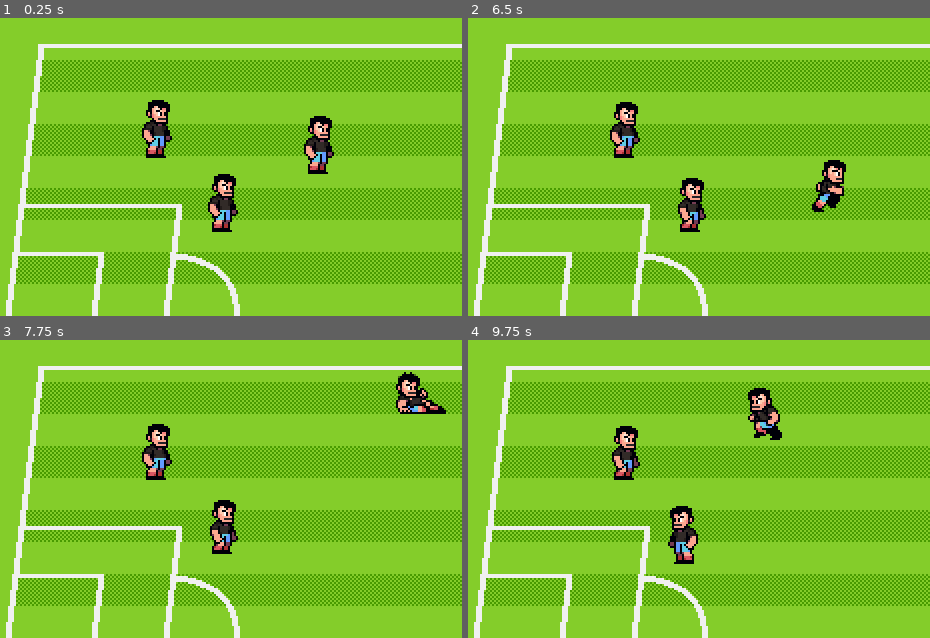
Above: before the commit, frames 1-4 (two rows, left to right).
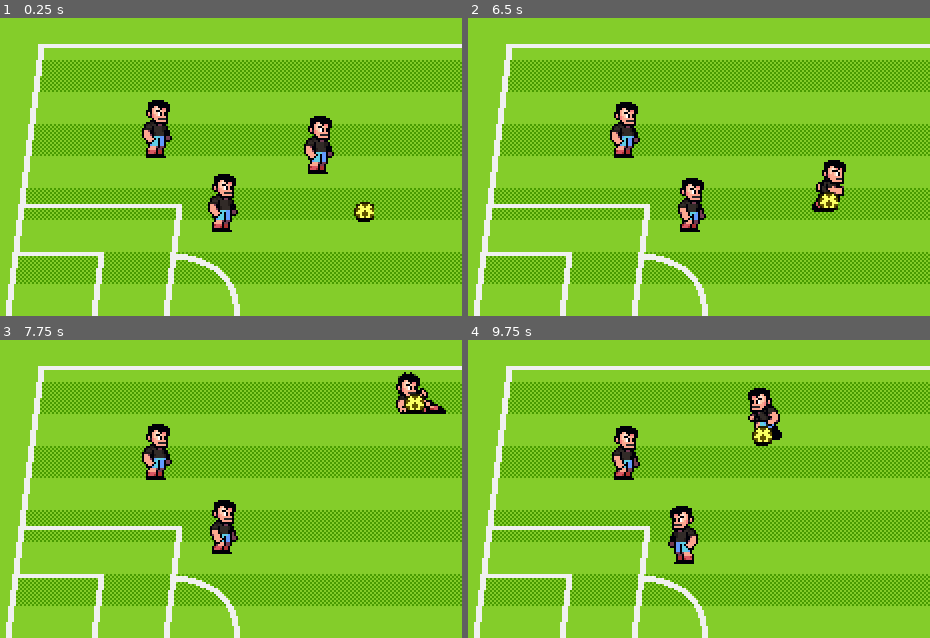
Above: after the commit, the same moments.

Repository: nicolasbize/soccer-course
Game: Godot game, scene res://scenes/world.tscn
Same seed, same stepped clock (60 frames per second), same inputs: the game is played once before the commit and once after it.
Inputs:
- Up to frame 1 (0.25 s): no input
- Up to frame 2 (6.5 s): hold Right (p1_right) 0.53-1.28 s; tap one key every 0.75 s from 0.6 s: [ (p1_pass) ] (p1_shoot) S (p2_down) A (p2_left) ` (p2_pass) D (p2_right) 1 (p2_shoot) W (p2_up); hold Down (p1_down) 1.28-2.03 s; hold Right (p1_right) 2.03-2.78 s; hold Up (p1_up) 2.78-3.53 s; hold Left (p1_left) 3.53-5.03 s; hold Down (p1_down) 5.03-5.78 s; hold Right (p1_right) from 5.78 s (still down)
- Up to frame 3 (7.75 s): release Right (p1_right) at 6.53 s; hold Up (p1_up) 6.53-7.28 s; tap [ (p1_pass) at 6.6 s; hold Right (p1_right) from 7.28 s (still down); tap ] (p1_shoot) at 7.35 s
- Up to frame 4 (9.75 s): release Right (p1_right) at 8.03 s; hold Down (p1_down) 8.03-8.78 s; tap S (p2_down) at 8.1 s; hold Left (p1_left) 8.78-9.53 s; tap A (p2_left) at 8.85 s; hold Up (p1_up) from 9.53 s (still down); tap ` (p2_pass) at 9.6 s

The runs differ from the first frame. In frame 1, 0.3% of the frame differs, in the area x 76-81%, y 61-69%; in frame 2, 0.2%; in frame 3, 0.2%; in frame 4, 0.3%.

Commit message:
added ball object and associated state machine

Diff:
--- a/project.godot
+++ b/project.godot
@@ -95,6 +95,12 @@
 ]
 }
 
+[layer_names]
+
+2d_physics/layer_1="PitchWalls"
+2d_physics/layer_2="Player"
+2d_physics/layer_3="Ball"
+
 [rendering]
 
 textures/canvas_textures/default_texture_filter=0
--- /dev/null
+++ b/scenes/ball/ball.gd
@@ -0,0 +1,23 @@
+class_name Ball
+extends AnimatableBody2D
+
+enum State {CARRIED, FREEFORM, SHOT}
+
+@onready var player_detection_area : Area2D = %PlayerDetectionArea
+
+var carrier : Player = null
+var current_state : BallState = null
+var state_factory := BallStateFactory.new()
+var velocity := Vector2.ZERO
+
+func _ready() -> void:
+	switch_state(State.FREEFORM)
+
+func switch_state(state: Ball.State) -> void:
+	if current_state != null:
+		current_state.queue_free()
+	current_state = state_factory.get_fresh_state(state)
+	current_state.setup(self, player_detection_area, carrier)
+	current_state.state_transition_requested.connect(switch_state.bind())
+	current_state.name = "BallStateMachine"
+	call_deferred("add_child", current_state)
--- /dev/null
+++ b/scenes/ball/ball.tscn
@@ -0,0 +1,103 @@
+[gd_scene load_steps=10 format=3 uid="uid://b4fcsbd0h08uo"]
+
+[ext_resource type="Texture2D" uid="uid://but517a4moqxv" path="res://assets/art/props/soccer-ball.png" id="1_oqv3d"]
+[ext_resource type="Script" uid="uid://bg0ft6ggshbaj" path="res://scenes/ball/ball.gd" id="1_stoaj"]
+[ext_resource type="Texture2D" uid="uid://buaco27np8mh1" path="res://assets/art/props/ball-shadow.png" id="2_nv6q1"]
+
+[sub_resource type="CircleShape2D" id="CircleShape2D_nv6q1"]
+radius = 5.0
+
+[sub_resource type="Animation" id="Animation_stoaj"]
+resource_name = "idle"
+length = 0.1
+loop_mode = 1
+tracks/0/type = "value"
+tracks/0/imported = false
+tracks/0/enabled = true
+tracks/0/path = NodePath("BallSprite:frame")
+tracks/0/interp = 1
+tracks/0/loop_wrap = true
+tracks/0/keys = {
+"times": PackedFloat32Array(0),
+"transitions": PackedFloat32Array(1),
+"update": 1,
+"values": [0]
+}
+
+[sub_resource type="Animation" id="Animation_xotqv"]
+length = 0.001
+tracks/0/type = "value"
+tracks/0/imported = false
+tracks/0/enabled = true
+tracks/0/path = NodePath("BallSprite:frame")
+tracks/0/interp = 1
+tracks/0/loop_wrap = true
+tracks/0/keys = {
+"times": PackedFloat32Array(0),
+"transitions": PackedFloat32Array(1),
+"update": 1,
+"values": [0]
+}
+
+[sub_resource type="Animation" id="Animation_jbgth"]
+resource_name = "roll"
+length = 0.2
+loop_mode = 1
+step = 0.05
+tracks/0/type = "value"
+tracks/0/imported = false
+tracks/0/enabled = true
+tracks/0/path = NodePath("BallSprite:frame")
+tracks/0/interp = 1
+tracks/0/loop_wrap = true
+tracks/0/keys = {
+"times": PackedFloat32Array(0, 0.05, 0.1, 0.15),
+"transitions": PackedFloat32Array(1, 1, 1, 1),
+"update": 1,
+"values": [0, 1, 2, 3]
+}
+
+[sub_resource type="AnimationLibrary" id="AnimationLibrary_yjhvv"]
+_data = {
+&"RESET": SubResource("Animation_xotqv"),
+&"idle": SubResource("Animation_stoaj"),
+&"roll": SubResource("Animation_jbgth")
+}
+
+[sub_resource type="CircleShape2D" id="CircleShape2D_stoaj"]
+radius = 4.0
+
+[node name="Ball" type="AnimatableBody2D"]
+collision_layer = 4
+script = ExtResource("1_stoaj")
+
+[node name="BallSprite" type="Sprite2D" parent="."]
+texture = ExtResource("1_oqv3d")
+centered = false
+offset = Vector2(-5, -10)
+hframes = 4
+
+[node name="CollisionShape2D" type="CollisionShape2D" parent="."]
+position = Vector2(0, -5)
+shape = SubResource("CircleShape2D_nv6q1")
+
+[node name="AnimationPlayer" type="AnimationPlayer" parent="."]
+libraries = {
+&"": SubResource("AnimationLibrary_yjhvv")
+}
+autoplay = "idle"
+
+[node name="ShadowSprite" type="Sprite2D" parent="."]
+texture = ExtResource("2_nv6q1")
+centered = false
+offset = Vector2(-8, -16)
+
+[node name="PlayerDetectionArea" type="Area2D" parent="."]
+unique_name_in_owner = true
+position = Vector2(0, -5)
+collision_layer = 0
+collision_mask = 2
+monitorable = false
+
+[node name="CollisionShape2D" type="CollisionShape2D" parent="PlayerDetectionArea"]
+shape = SubResource("CircleShape2D_stoaj")
--- /dev/null
+++ b/scenes/ball/ball_state_factory.gd
@@ -0,0 +1,14 @@
+class_name BallStateFactory
+
+var states : Dictionary
+
+func _init() -> void:
+	states = {
+		Ball.State.CARRIED: BallStateCarried,
+		Ball.State.FREEFORM: BallStateFreeform,
+		Ball.State.SHOT: BallStateShot,
+	}
+
+func get_fresh_state(state: Ball.State) -> BallState:
+	assert(states.has(state), "state doesn't exist!")
+	return states.get(state).new()
--- /dev/null
+++ b/scenes/ball/ball_states/ball_state.gd
@@ -0,0 +1,13 @@
+class_name BallState
+extends Node
+
+signal state_transition_requested(new_state: BallState)
+
+var ball : Ball = null
+var carrier : Player = null
+var player_detection_area : Area2D = null
+
+func setup(context_ball: Ball, context_player_detection_area: Area2D, context_carrier: Player) -> void:
+	ball = context_ball
+	player_detection_area = context_player_detection_area
+	carrier = context_carrier
--- /dev/null
+++ b/scenes/ball/ball_states/ball_state_carried.gd
@@ -0,0 +1,8 @@
+class_name BallStateCarried
+extends BallState
+
+func _enter_tree() -> void:
+	assert(carrier != null)
+
+func _process(_delta: float) -> void:
+	ball.position = carrier.position
--- /dev/null
+++ b/scenes/ball/ball_states/ball_state_freeform.gd
@@ -0,0 +1,9 @@
+class_name BallStateFreeform
+extends BallState
+
+func _enter_tree() -> void:
+	player_detection_area.body_entered.connect(on_player_enter.bind())
+
+func on_player_enter(body: Player) -> void:
+	ball.carrier = body
+	state_transition_requested.emit(Ball.State.CARRIED)
--- /dev/null
+++ b/scenes/ball/ball_states/ball_state_shot.gd
@@ -0,0 +1,2 @@
+class_name BallStateShot
+extends BallState
--- a/scenes/characters/player.tscn
+++ b/scenes/characters/player.tscn
@@ -104,6 +104,7 @@
 height = 18.0
 
 [node name="Player" type="CharacterBody2D"]
+collision_layer = 2
 script = ExtResource("1_yewv4")
 speed = 80.0
 
--- a/scenes/world.tscn
+++ b/scenes/world.tscn
@@ -1,9 +1,10 @@
-[gd_scene load_steps=5 format=3 uid="uid://bid4q8hesw3wj"]
+[gd_scene load_steps=6 format=3 uid="uid://bid4q8hesw3wj"]
 
 [ext_resource type="Texture2D" uid="uid://b7c82hlauxi3s" path="res://assets/art/backgrounds/pitch-background.png" id="1_4wyf3"]
 [ext_resource type="Texture2D" uid="uid://cjo760h5txa0w" path="res://assets/art/backgrounds/pitch-pattern.png" id="2_k0juu"]
 [ext_resource type="Texture2D" uid="uid://cv4n0o2f54jf6" path="res://assets/art/backgrounds/pitch-lines.png" id="3_71j4m"]
 [ext_resource type="PackedScene" uid="uid://fi75pm23saar" path="res://scenes/characters/player.tscn" id="4_k0juu"]
+[ext_resource type="PackedScene" uid="uid://b4fcsbd0h08uo" path="res://scenes/ball/ball.tscn" id="5_71j4m"]
 
 [node name="World" type="Node2D"]
 
@@ -24,13 +25,19 @@
 texture = ExtResource("3_71j4m")
 centered = false
 
-[node name="Player" parent="." instance=ExtResource("4_k0juu")]
+[node name="ActorsContainer" type="Node2D" parent="."]
+y_sort_enabled = true
+
+[node name="Player" parent="ActorsContainer" instance=ExtResource("4_k0juu")]
 position = Vector2(128, 101)
 
-[node name="Player2" parent="." instance=ExtResource("4_k0juu")]
+[node name="Player2" parent="ActorsContainer" instance=ExtResource("4_k0juu")]
 position = Vector2(209, 109)
 control_scheme = 1
 
-[node name="Player3" parent="." instance=ExtResource("4_k0juu")]
+[node name="Player3" parent="ActorsContainer" instance=ExtResource("4_k0juu")]
 position = Vector2(161, 138)
 control_scheme = 2
+
+[node name="Ball" parent="ActorsContainer" instance=ExtResource("5_71j4m")]
+position = Vector2(231, 133)
Not shown, added: scenes/ball/ball.gd.uid
Not shown, added: scenes/ball/ball_state_factory.gd.uid
Not shown, added: scenes/ball/ball_states/ball_state.gd.uid
Not shown, added: scenes/ball/ball_states/ball_state_carried.gd.uid
Not shown, added: scenes/ball/ball_states/ball_state_freeform.gd.uid
Not shown, added: scenes/ball/ball_states/ball_state_shot.gd.uid
